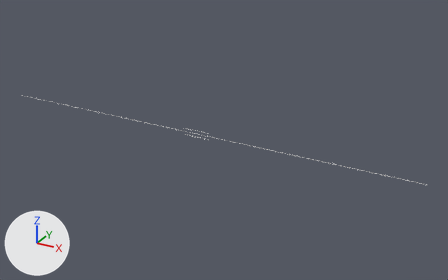
An edit to the OBJ model Assets/Tiled2Unity/Meshes/Level Selection.obj, drawn before and after from the same camera.
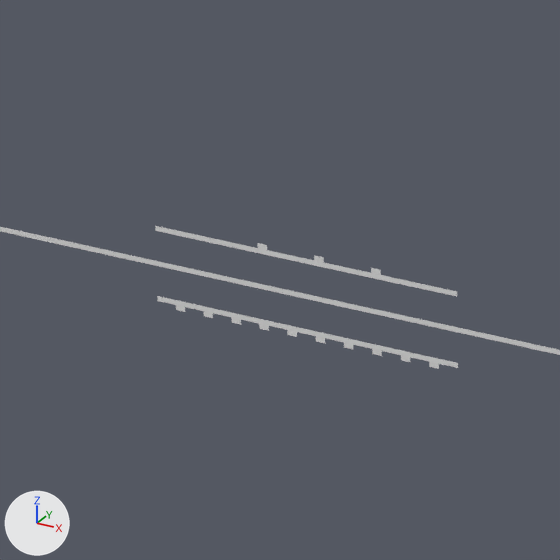
There are two pictures of each version: one whole from a 50 mm camera at (80.2, -535.1, 258.6) aimed at (-222.3, 14.8, -16.4), one close up on the part from 38% to 49% of the width and 39% to 56% of the height. The lights are fixed; the arrows at lower left show +X, +Y and +Z. Where no turn or scale is listed for an object, it has been applied to the vertices.

The first close-up shows 'Level Selection'.
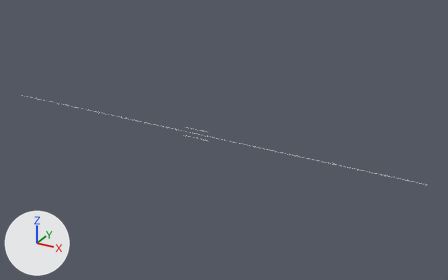
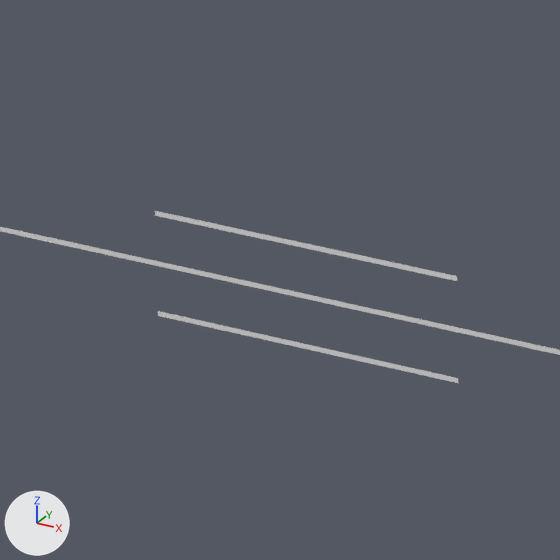
Boxes [x1, y1, x2, y2] around the edits, measured in the close-ups (560 x 560 px):
'Level Selection', reshaped
    before: [0, 226, 560, 369]
    after: [0, 211, 560, 383]
part 1 of me_level_selection, cut back
    before: [155, 226, 458, 369]
    after: [155, 211, 458, 383]

The edits, one by one:
me_level_selection is used by ob_level_selection; location (0.0, 0.0, 0.0).
me_level_selection had 2301 vertices, 1154 faces and spanned x -512.0..0.0, y 0.0, z -13.0..-5.0.
me_level_selection now has 2262 vertices, 1128 faces and spans x -512.0..0.0, y 0.0, z -14.0..-4.0.
Part 1, on me_level_selection:
39 vertices are removed from x -263.0..-234.0, y 0.0, z -13.0..-5.0.
26 faces are deleted.
65 vertices in x -265.0..-232.0, y 0.0, z -6.0 move by (0.0, 0.0, 2.0).
65 vertices in x -265.0..-232.0, y 0.0, z -5.0 move by (0.0, 0.0, 1.0).
65 vertices in x -265.0..-232.0, y 0.0, z -13.0 move by (0.0, 0.0, -1.0).
65 vertices in x -265.0..-232.0, y 0.0, z -12.0 move by (0.0, 0.0, -2.0).
